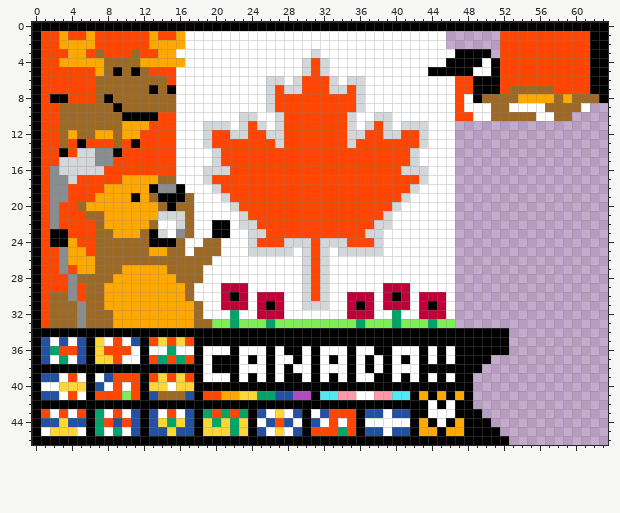
Pixel-art sprite -- outputs/canada.full.png. Above, as it was before the edit.
The file is 64x47 pixels.
Once edited:
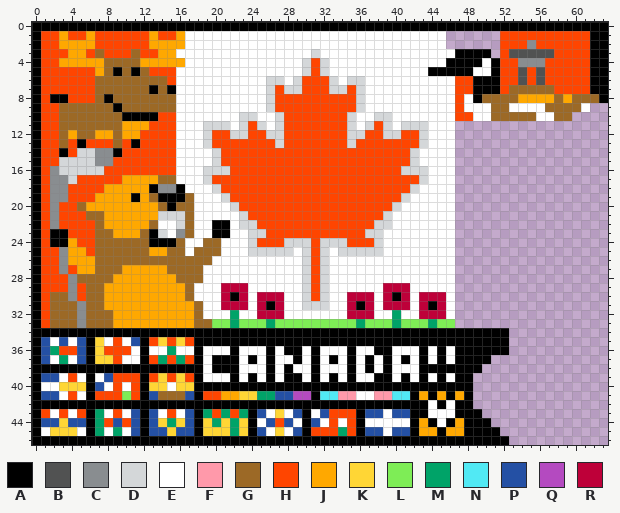
Palette (. is transparent): A #000000  B #515252  C #898d90  D #d4d7d9  E #ffffff  F #ff99aa  G #9c6926  H #ff4500  J #ffa800  K #ffd635  L #7eed56  M #00a368  N #51e9f4  P #2450a4  Q #b44ac0  R #be0039
The exact change:
@@ x 51..59 @@
  1 .HHHHHHHH
- 2 .HHHHHHHH
- 3 .HHHHHHHH
- 4 AHHHHHHHH
- 5 AHHHHHHHH
- 6 AHHHHHHHH
+ 2 .HHHCHHHH
+ 3 .HBBBBBHH
+ 4 AHHCCCHHH
+ 5 AHHBHBHHH
+ 6 AHHBHBHHH
  7 AHGGGGGHH
Changed places in both pictures, as pixel boxes (x1, y1, x2, y2):
changed: (509, 40, 554, 85)
